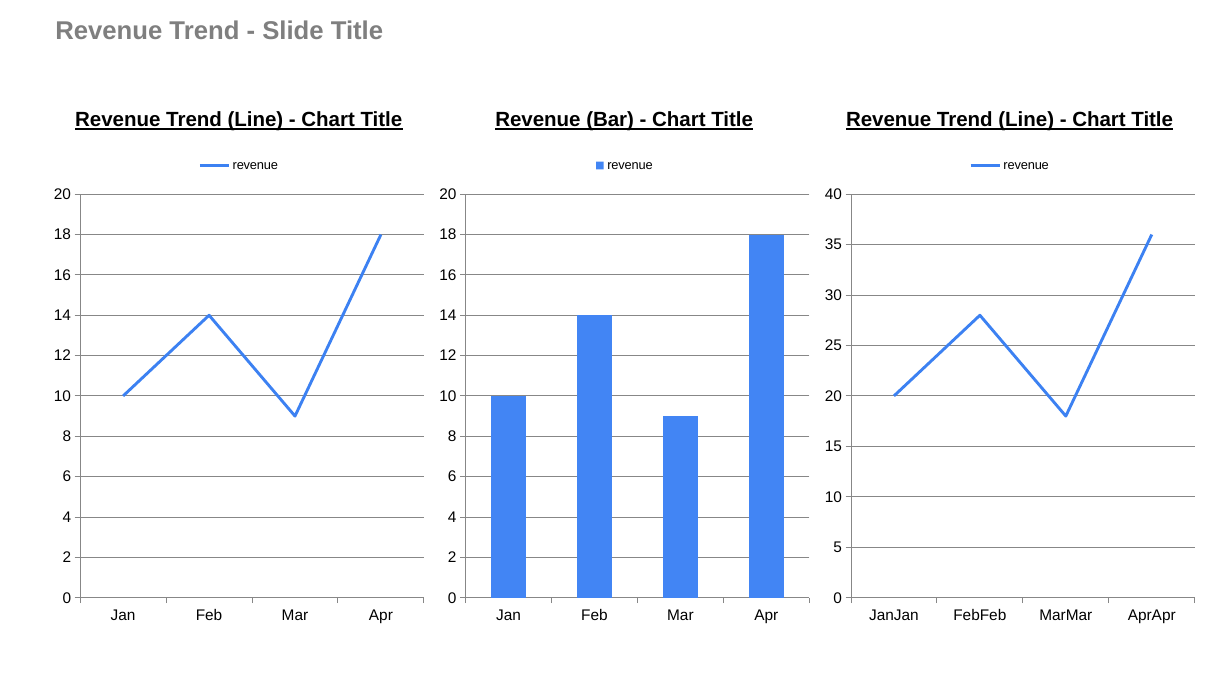
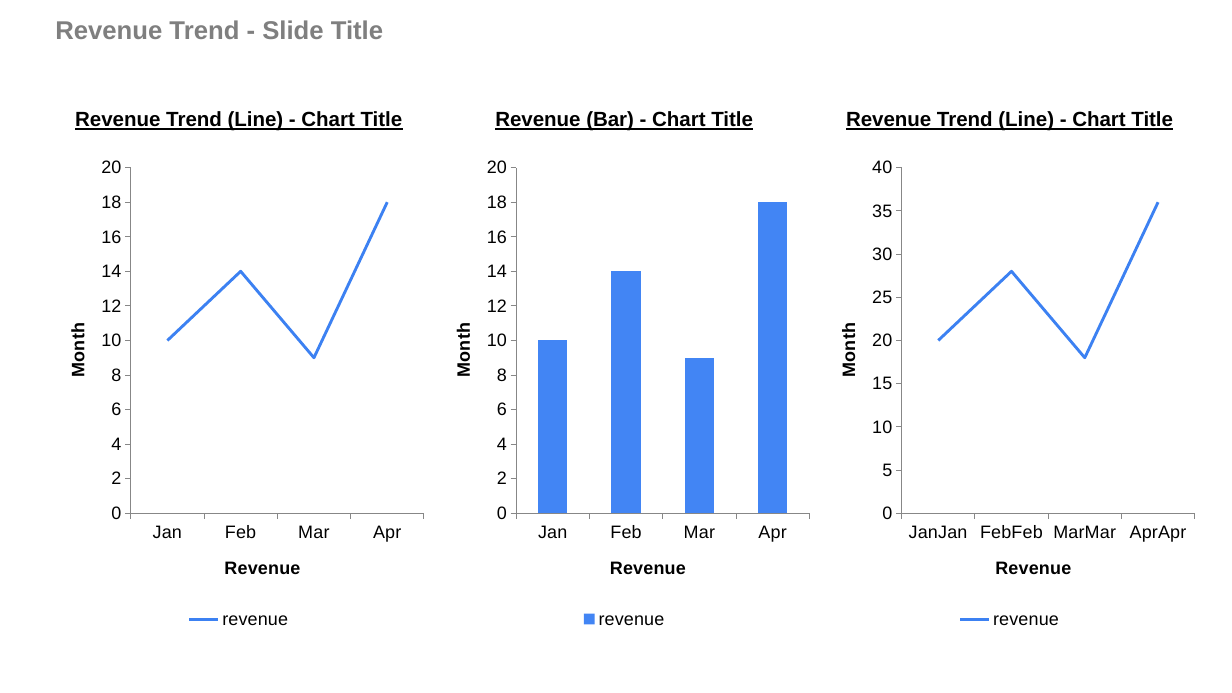
Before and after one commit to josephcobb111/deckbridge, a slide deck: slide 4 of notebooks/demo.pptx. Drawn at 1232x693 pixels with LibreOffice and Linux fonts; fonts in the diff are those of the drawing. Boxes give left, top, right and bottom in pixels: in the first picture for what was removed or moved away, otherwise in the second. Text is boxed around its words. In the diff, an @@ line names an element or a change of style, - is before the commit and + after.

Commit message:
axes titles

```diff
--- a/notebooks/demo.pptx
+++ b/notebooks/demo.pptx
@@ line chart at [46, 148, 432, 633] @@
@@ category axis title "" to "Revenue" @@
@@ value axis title "" to "Month" @@
@@ legend changed @@
@@ category axis changed @@
@@ value axis changed @@
@@ column chart at [432, 148, 817, 633] @@
@@ category axis title "" to "Revenue" @@
@@ value axis title "" to "Month" @@
@@ legend changed @@
@@ category axis changed @@
@@ value axis changed @@
@@ line chart at [817, 148, 1202, 633] @@
@@ category axis title "" to "Revenue" @@
@@ value axis title "" to "Month" @@
@@ legend changed @@
@@ category axis changed @@
@@ value axis changed @@
```
Also in this commit, not shown: 2 other slides changed, 5 other files.
